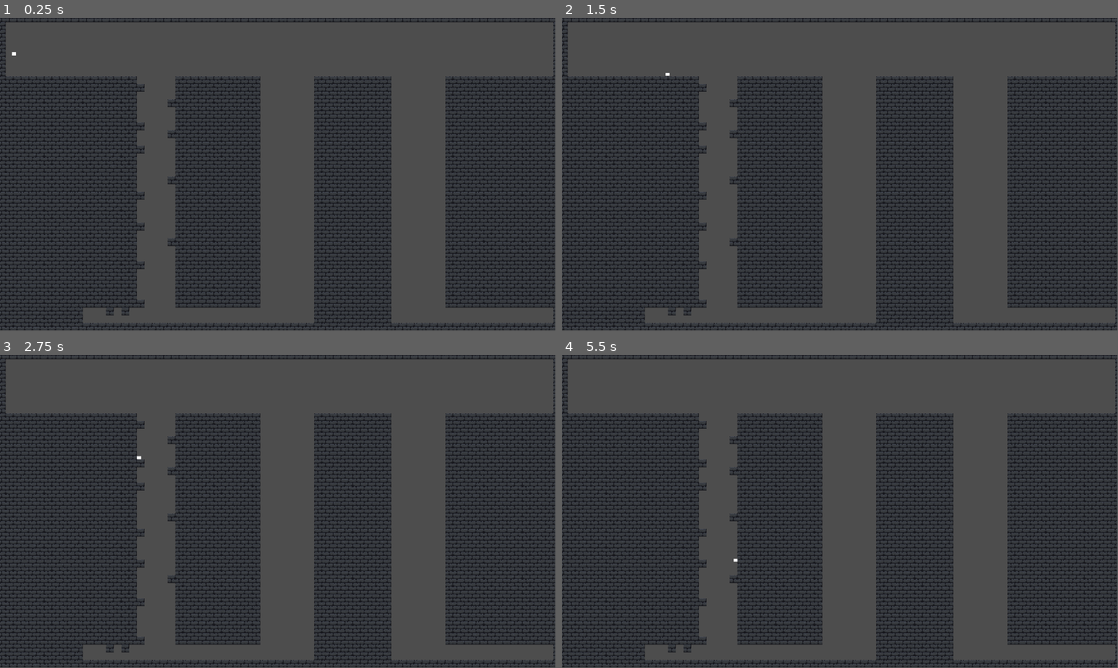
Above: before the commit, frames 1-4 (two rows, left to right).
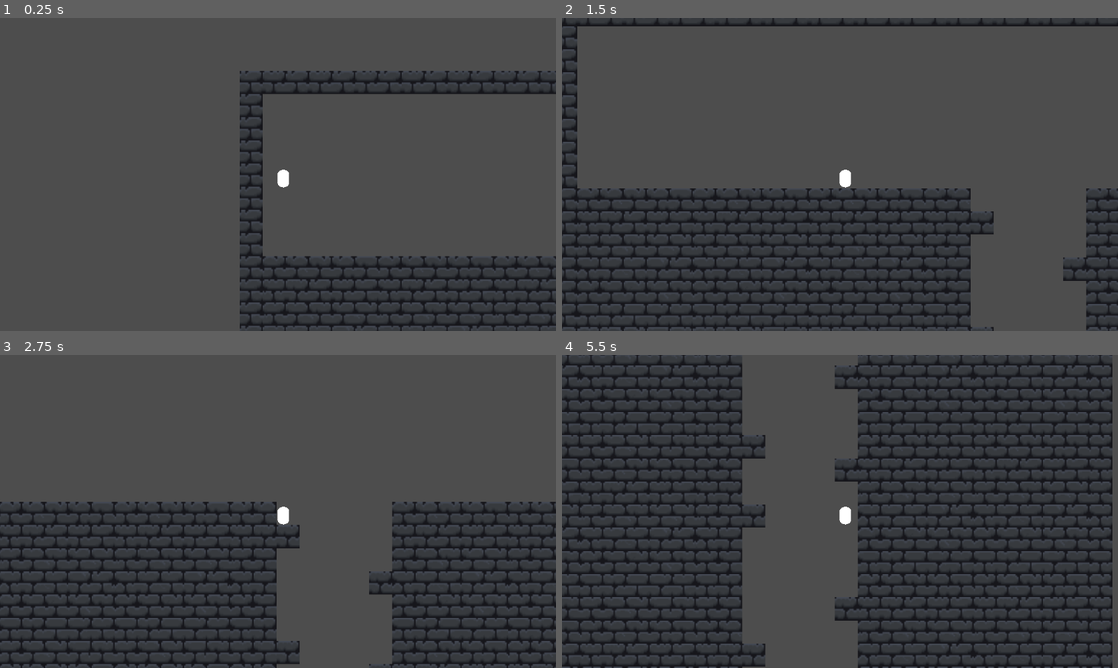
Above: after the commit, the same moments.

Repository: Xrime/Fall-Out
Game: Godot game, scene res://scenes/main_1.tscn
The game is run twice, just before and just after one commit, with the same random seed, the same clock (stepped at 60 frames per second) and the same inputs. The project has no main scene, so this scene is started directly.
Inputs:
- Up to frame 1 (0.25 s): no input
- Up to frame 2 (1.5 s): tap Enter at 0.5 s; hold Right (Right) from 0.53 s (still down); tap Alt at 0.6 s; tap Up (Up) at 0.77 s; tap Shift at 1.35 s
- Up to frame 3 (2.75 s): tap Up (Up) at 1.52 s; release Right (Right) at 2.03 s; hold Left (Left) from 2.03 s (still down); tap Alt at 2.1 s
- Up to frame 4 (5.5 s): tap Space at 2.75, 5 s; release Left (Left) at 2.78 s; hold Right (Right) 2.78-4.28 s; tap Shift at 2.85, 4.35 s; tap Up (Up) at 3.02, 3.77, 4.52 s; tap Enter at 3.5 s; tap Alt at 3.6, 5.1 s; hold Left (Left) 4.28-5.03 s; hold Right (Right) from 5.03 s (still down)
In our replay, the window is 799x449 before the commit and 800x450 after it. These sizes can differ from the game's own. Grey fills any space a smaller window leaves; there, only what the larger window draws over its background counts as a difference.

The runs differ from the first frame. In frame 1, 31% of the frame differs, in the area x 0-100%, y 0-100%; in frame 2, 29%; in frame 3, 28%; in frame 4, 38%.

Commit message:
Adding camera to the player and making the map has collision

Diff:
--- a/project.godot
+++ b/project.godot
@@ -13,6 +13,11 @@
 config/name="Siege Project 4"
 config/features=PackedStringArray("4.4", "Mobile")
 config/icon="res://icon.svg"
+
+[display]
+
+window/size/viewport_width=1280
+window/size/viewport_height=720
 
 [editor_plugins]
 
--- a/scenes/main_1.tscn
+++ b/scenes/main_1.tscn
@@ -585,6 +585,7 @@
 [node name="Main_1" type="Node2D"]
 
 [node name="TileMap" type="TileMap" parent="."]
+scale = Vector2(1.11, 1.11)
 format = 2
 
 [node name="TileMapLayer" type="TileMapLayer" parent="TileMap"]
--- a/scenes/player.tscn
+++ b/scenes/player.tscn
@@ -2,10 +2,9 @@
 
 [ext_resource type="Script" uid="uid://biqbci25ivvtr" path="res://script/player.gd" id="1_3vyb7"]
 
-[sub_resource type="BoxMesh" id="BoxMesh_u8vuu"]
+[sub_resource type="CapsuleMesh" id="CapsuleMesh_3vyb7"]
 
-[sub_resource type="RectangleShape2D" id="RectangleShape2D_3vyb7"]
-size = Vector2(17, 15)
+[sub_resource type="CapsuleShape2D" id="CapsuleShape2D_g2els"]
 
 [node name="player" type="CharacterBody2D"]
 script = ExtResource("1_3vyb7")
@@ -13,8 +12,16 @@
 [node name="MeshInstance2D" type="MeshInstance2D" parent="."]
 position = Vector2(8.25, 6.25)
 scale = Vector2(17.5, 13.5)
-mesh = SubResource("BoxMesh_u8vuu")
+mesh = SubResource("CapsuleMesh_3vyb7")
 
 [node name="CollisionShape2D" type="CollisionShape2D" parent="."]
-position = Vector2(7.5, 6.5)
-shape = SubResource("RectangleShape2D_3vyb7")
+position = Vector2(8, 6)
+shape = SubResource("CapsuleShape2D_g2els")
+
+[node name="Camera2D" type="Camera2D" parent="."]
+zoom = Vector2(3, 3)
+limit_left = -1280
+limit_top = -720
+limit_right = 1280
+limit_bottom = 720
+limit_smoothed = true
